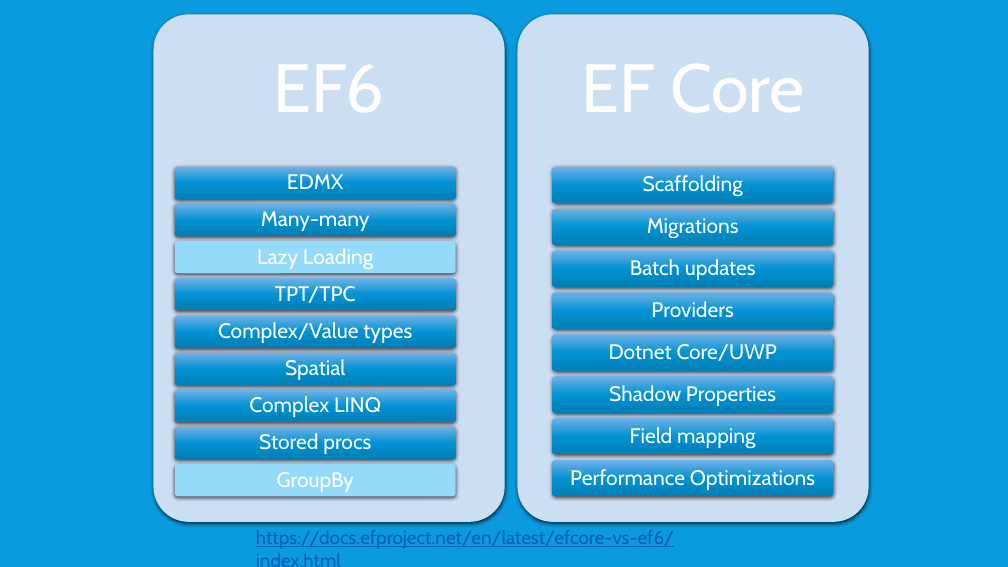
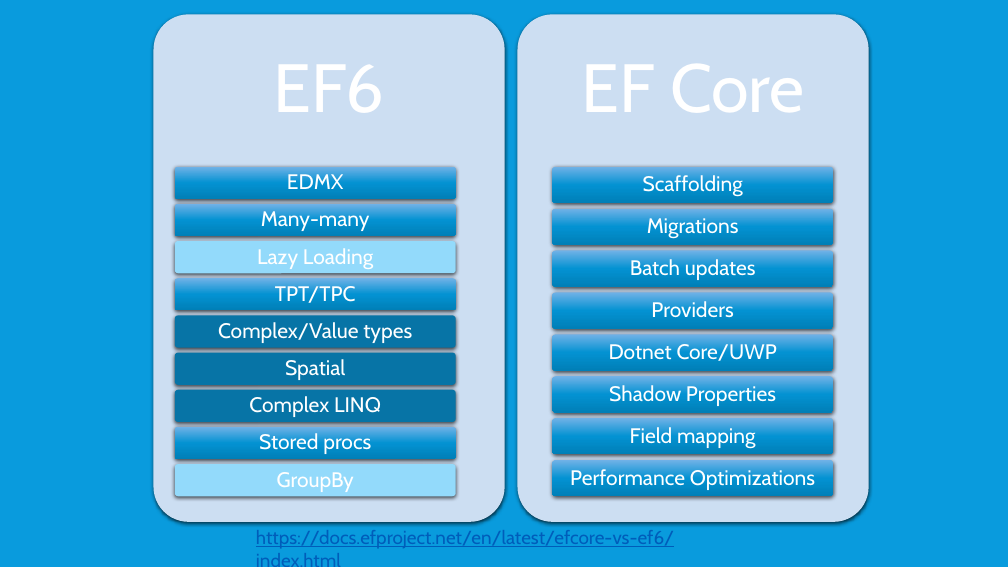
Before and after one commit to jwooley/EfCore, a slide deck: slide 22 of EfCoreGettingStarted.pptx. Drawn at 1008x567 pixels with LibreOffice and Linux fonts; fonts in the diff are those of the drawing. Boxes give left, top, right and bottom in pixels: in the first picture for what was removed or moved away, otherwise in the second. Text is boxed around its words. In the diff, an @@ line names an element or a change of style, - is before the commit and + after.

```diff
--- a/EfCoreGettingStarted.pptx
+++ b/EfCoreGettingStarted.pptx
@@ fill gradient #72B3E8 to #0392D3 to #007FB8 to #0774A6 in 3 elements at bbox=[175, 315, 456, 348], bbox=[175, 352, 456, 385], bbox=[175, 390, 456, 423] @@
```
Also in this commit, not shown: 2 other slides changed, 1 other file.
